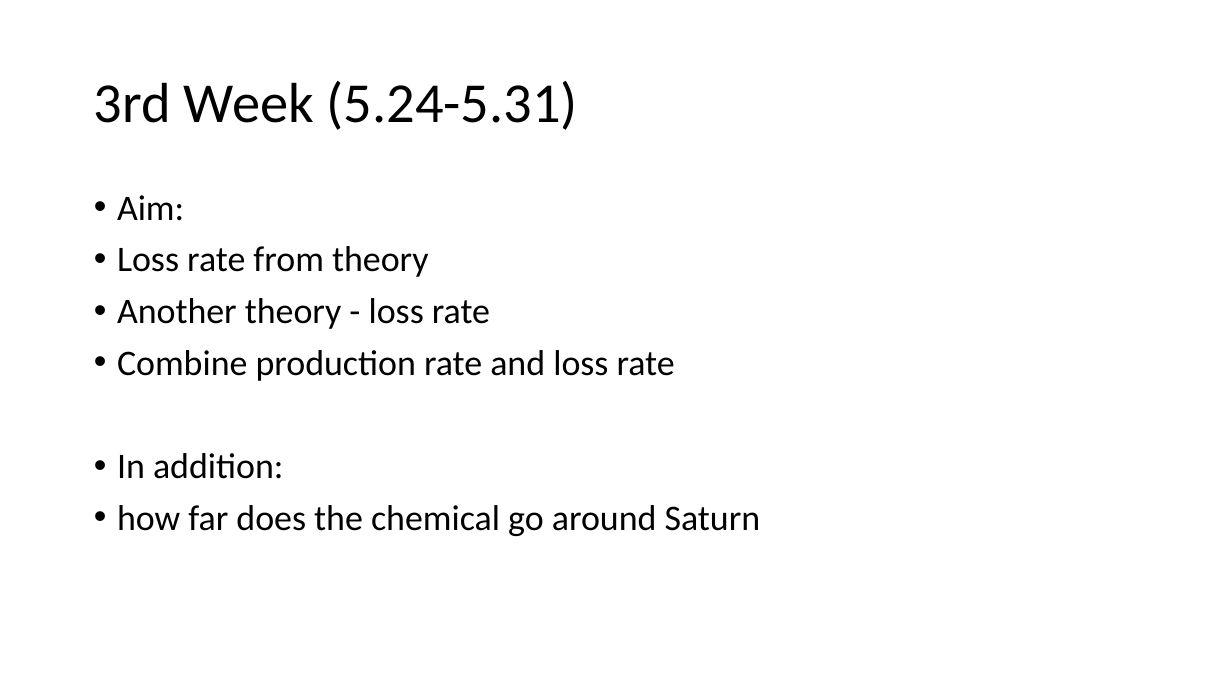
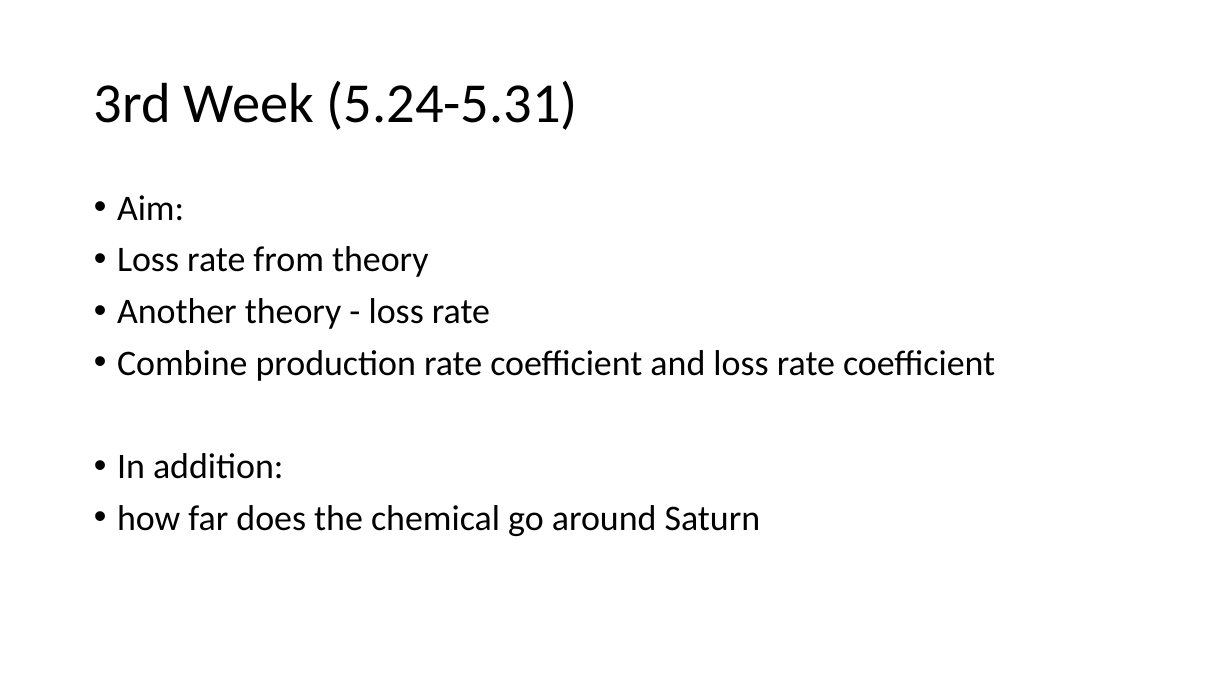
Before and after one commit to CubeOvO/Saturn, a slide deck: slide 12 of week4/Photodetachment Rate at Saturn - Draft.pptx. Drawn at 1232x693 pixels with LibreOffice and Linux fonts; fonts in the diff are those of the drawing. Boxes give left, top, right and bottom in pixels: in the first picture for what was removed or moved away, otherwise in the second. Text is boxed around its words. In the diff, an @@ line names an element or a change of style, - is before the commit and + after.

```diff
--- a/week4/Photodetachment Rate at Saturn - Draft.pptx
+++ b/week4/Photodetachment Rate at Saturn - Draft.pptx
@@ text at bbox=[117, 350, 995, 381]: text changed @@
-• Combine production rate and loss rate
+• Combine production rate coefficient and loss rate coefficient
```
Also in this commit, not shown: 8 other slides changed.
